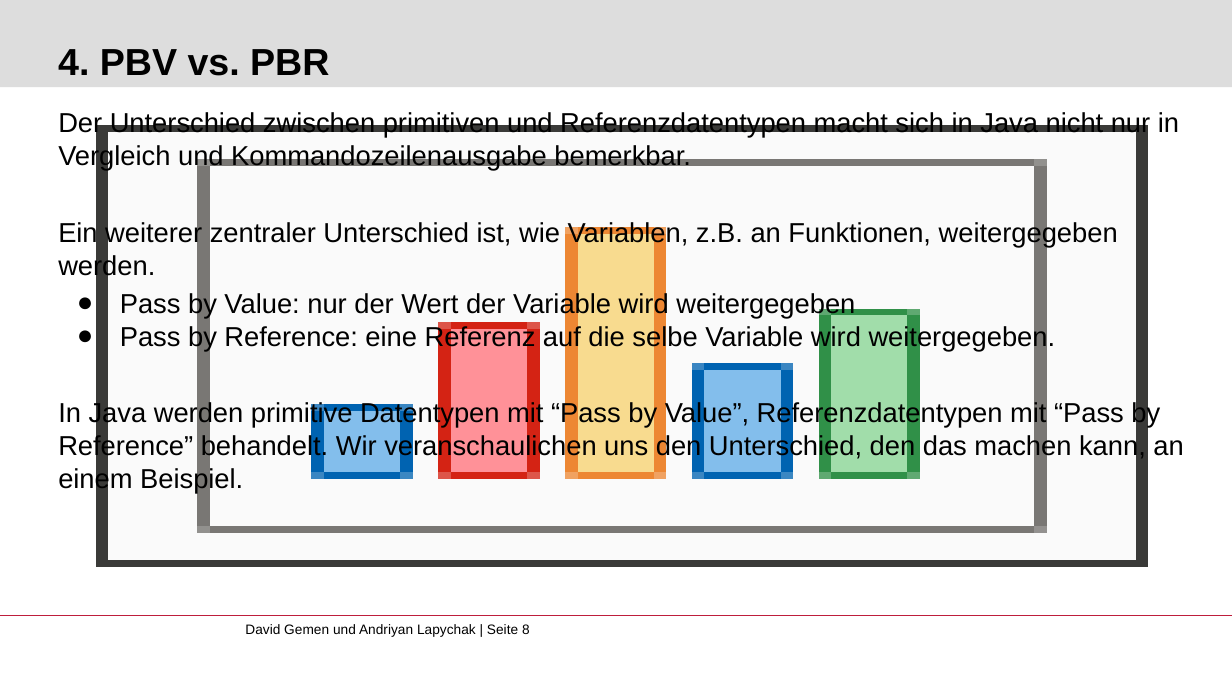
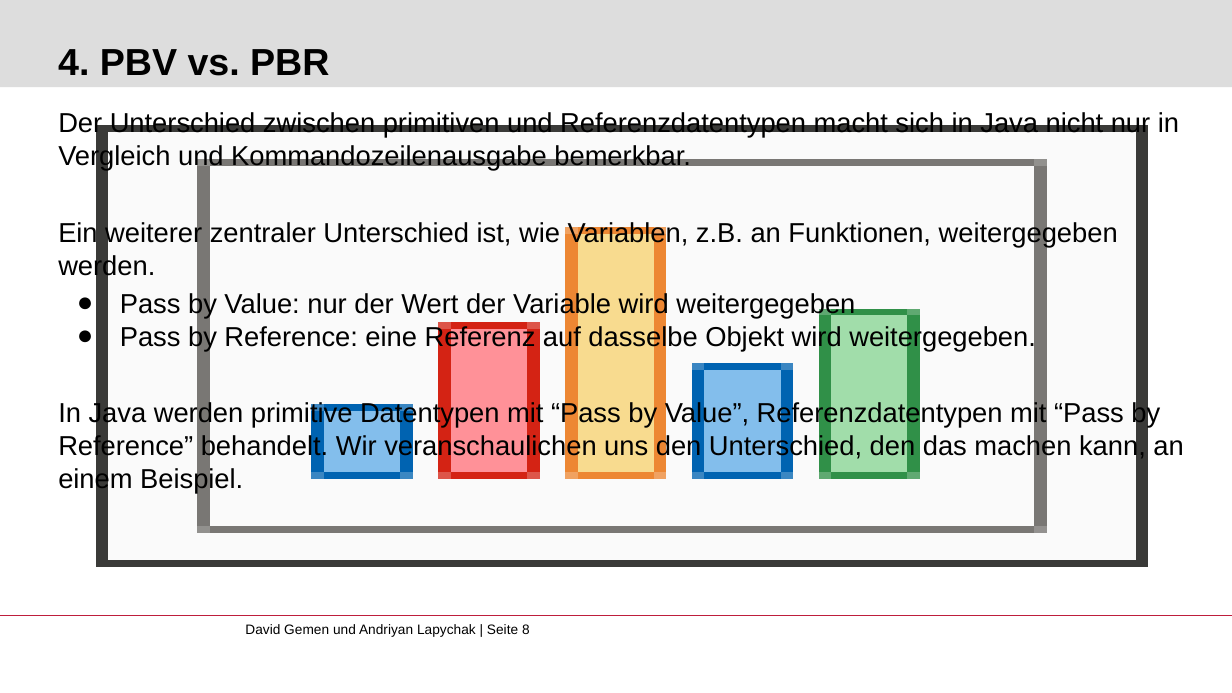
Before and after one commit to gemdav/Programmieren-1-Tutorium, a slide deck: slide 8 of slides/08_polymorphism_equals_toString_pbv_pbr.pptx. Drawn at 1232x693 pixels with LibreOffice and Linux fonts; fonts in the diff are those of the drawing; background and template pictures are left out. Boxes give left, top, right and bottom in pixels: in the first picture for what was removed or moved away, otherwise in the second. Text is boxed around its words. In the diff, an @@ line names an element or a change of style, - is before the commit and + after.

```diff
--- a/slides/08_polymorphism_equals_toString_pbv_pbr.pptx
+++ b/slides/08_polymorphism_equals_toString_pbv_pbr.pptx
@@ text at (120, 324, 1036, 351): text changed @@
-● Pass by Reference: eine Referenz auf die selbe Variable wird weitergegeben.
+● Pass by Reference: eine Referenz auf dasselbe Objekt wird weitergegeben.
```
Also in this commit, not shown: 2 other slides changed, 10 other files.
